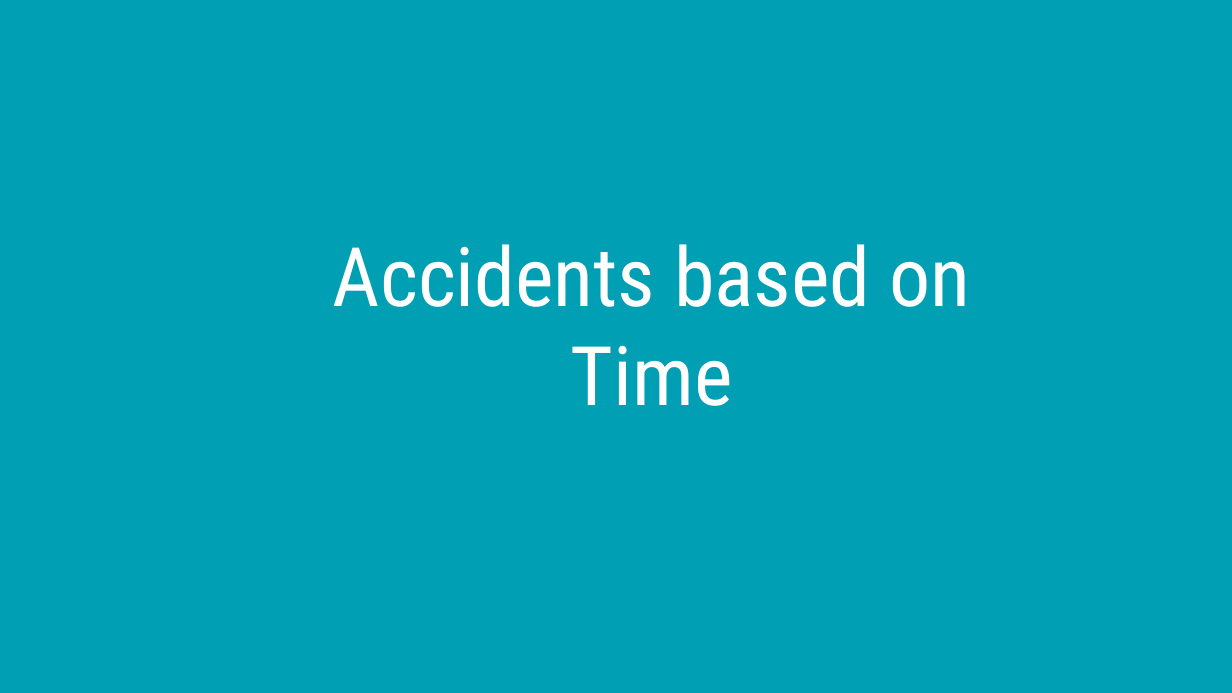
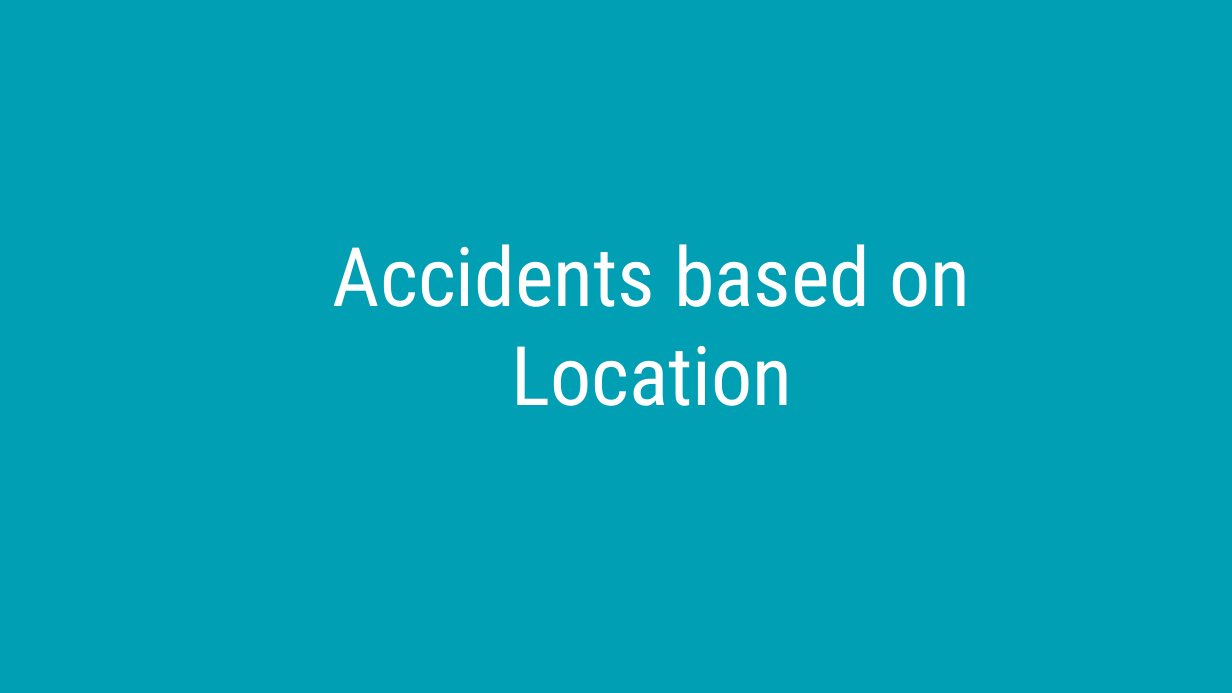
Before and after one commit to Person-Ad/US-Accidents-Big-Data-Analytics-Spark, a slide deck: slide 18 of docs/Team 10 Presentation.pptx (slide 6 before the commit). Drawn at 1232x693 pixels with LibreOffice and Linux fonts; fonts in the diff are those of the drawing. Boxes give left, top, right and bottom in pixels: in the first picture for what was removed or moved away, otherwise in the second. Text is boxed around its words. In the diff, an @@ line names an element or a change of style, - is before the commit and + after.

Commit message:
Made edits to ppt

```diff
--- a/docs/Team 10 Presentation.pptx
+++ b/docs/Team 10 Presentation.pptx
@@ text at (x1=333, y1=244, x2=970, y2=406): text changed @@
-Accidents based on Time
+Accidents based on Location
```
Also in this commit, not shown: 20 slides added, 16 slides removed, 4 other files.
